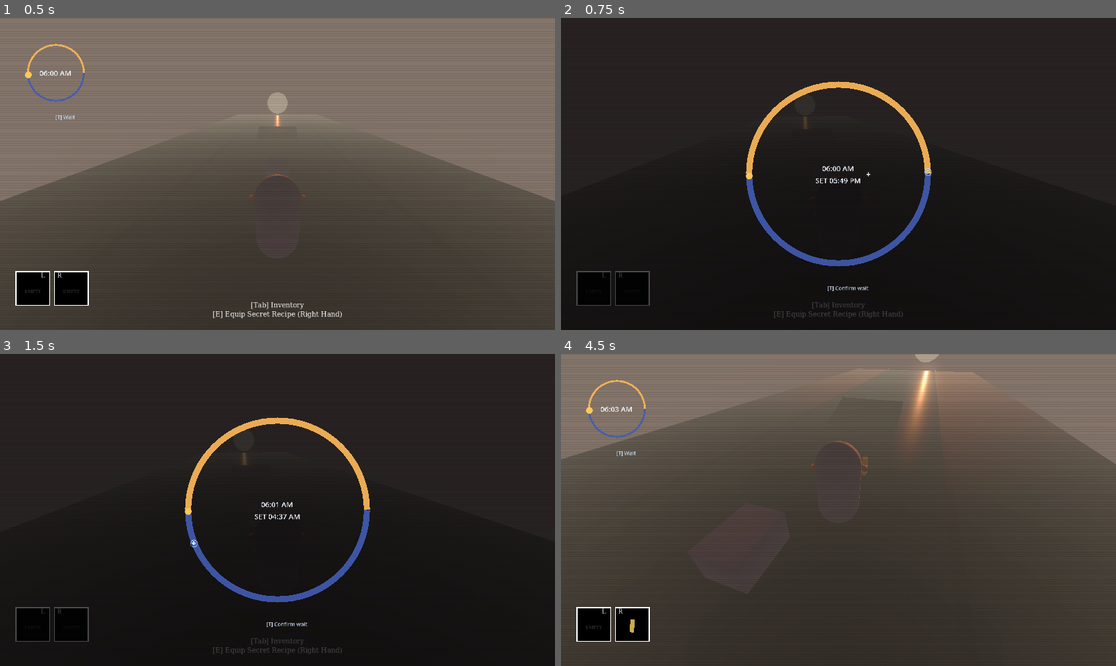
Above: before the commit, frames 1-4 (two rows, left to right).
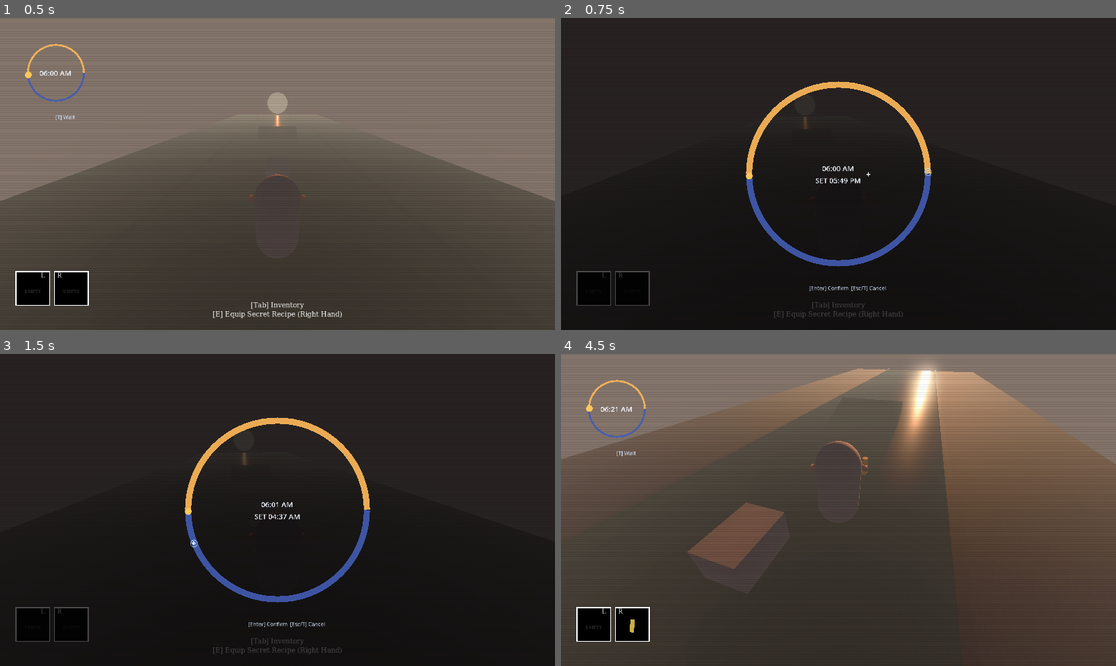
Above: after the commit, the same moments.

Repository: miles5g/paletero
Game: Godot game, scene res://world.tscn
Two runs of this game, one before a commit and one after it. Both use one fixed random seed, a clock stepped at 60 frames per second and the inputs below.
Inputs (mouse positions are in pixels of both pictures, inside the frame that each line leads up to):
- Up to frame 1 (0.5 s): no input
- Up to frame 2 (0.75 s): tap Enter at 0.5 s; move the mouse to (866, 174) at 0.52 s; hold W (move_forward) from 0.53 s (still down); hold Enter from 0.53 s (still down); tap T (wait_time, bound only before the commit) at 0.6 s; click (866, 174) at 0.67 s
- Up to frame 3 (1.5 s): tap Space (jump) at 0.77, 1.25 s; release W (move_forward) at 1.25 s; release Enter at 1.25 s; drag from (166, 525) to (249, 572) at 1.27 s
- Up to frame 4 (4.5 s): tap Enter at 2, 3.05 s; move the mouse to (894, 441) at 2.02 s; hold D (move_right) 2.03-2.78 s; hold Keypad Enter 2.03-2.78 s; tap T (wait_time, bound only before the commit) at 2.3 s; move the mouse to (832, 516) at 2.77 s; hold W (move_forward) from 2.78 s (still down); tap Ctrl (crouch) at 2.85 s; click (832, 516) at 2.92 s; tap Space (jump) at 3.02, 3.77 s; move the mouse to (877, 513) at 3.52 s; hold Keypad Enter 3.53-4.28 s; tap E (interact) at 3.6 s; move the mouse to (794, 506) at 4.27 s; tap Shift (sprint) at 4.35 s

Frame 1 is identical in both runs. In frame 2, 0.1% of the frame differs, in the area x 44-59%, y 85-88%; in frame 3, 0.1%; in frame 4, 13%, in the area x 4-100%, y 0-69%.

Commit message:
Make wait confirmation explicit with Enter and cancel on Esc/T.
This removes ambiguous wait key handling, keeps T as open/cancel, and starts fast-forward only on Enter while the wait popup is active.

Co-authored-by: Cursor <cursoragent@cursor.com>

Diff:
--- a/celestial_cycle.gd
+++ b/celestial_cycle.gd
@@ -6,7 +6,6 @@
 const ROTATION_DEGREES_PER_SECOND: float = FULL_ROTATION_DEGREES / REAL_SECONDS_PER_CYCLE
 const WAIT_ROTATION_DEGREES_PER_SECOND: float = 15.0 # 1 game hour per second.
 const ORBIT_RADIUS: float = 220.0
-const WAIT_ACTION: StringName = &"wait_time"
 
 @export var debug_hud_enabled: bool = true
 
@@ -30,9 +29,11 @@
 var _is_wait_selecting: bool = false
 var _is_wait_advancing: bool = false
 var _wait_target_angle_deg: float = 90.0
-var _raw_t_prev_down: bool = false
 var _wait_slider_dragging: bool = false
 var _pre_wait_mouse_mode: Input.MouseMode = Input.MOUSE_MODE_CAPTURED
+var _enter_prev_down: bool = false
+var _esc_prev_down: bool = false
+var _t_prev_down: bool = false
 
 
 func setup(world_environment: WorldEnvironment) -> void:
@@ -43,14 +44,13 @@
 func _ready() -> void:
 	process_mode = Node.PROCESS_MODE_ALWAYS
 	set_process_input(true)
-	_ensure_wait_action()
 	_build_orbital_rig()
 	_build_debug_hud()
 	_apply_cycle_visuals()
 
 
 func _process(delta: float) -> void:
-	_poll_wait_key()
+	_poll_wait_controls()
 	_poll_wait_slider_keys(delta)
 	if _is_wait_advancing:
 		_advance_wait_cycle(delta)
@@ -62,13 +62,6 @@
 func _input(event: InputEvent) -> void:
 	if not debug_hud_enabled:
 		return
-	if event is InputEventKey:
-		var key_event := event as InputEventKey
-		var is_t := key_event.keycode == KEY_T or key_event.physical_keycode == KEY_T
-		if key_event.pressed and not key_event.echo and is_t:
-			_handle_wait_toggle()
-			get_viewport().set_input_as_handled()
-			return
 	if not _is_wait_selecting:
 		return
 	if event is InputEventMouseButton:
@@ -95,35 +88,30 @@
 			get_viewport().set_input_as_handled()
 
 
-func _poll_wait_key() -> void:
-	var raw_t_down := Input.is_key_pressed(KEY_T)
-	if raw_t_down and not _raw_t_prev_down:
-		_handle_wait_toggle()
-	_raw_t_prev_down = raw_t_down
-
-
-func _ensure_wait_action() -> void:
-	if not InputMap.has_action(WAIT_ACTION):
-		InputMap.add_action(WAIT_ACTION)
-	var has_t_binding := false
-	for ev in InputMap.action_get_events(WAIT_ACTION):
-		var k := ev as InputEventKey
-		if k != null and (k.keycode == KEY_T or k.physical_keycode == KEY_T):
-			has_t_binding = true
-			break
-	if has_t_binding:
-		return
-	var t_key := InputEventKey.new()
-	t_key.keycode = KEY_T
-	t_key.physical_keycode = KEY_T
-	InputMap.action_add_event(WAIT_ACTION, t_key)
+func _poll_wait_controls() -> void:
+	var enter_down := Input.is_key_pressed(KEY_ENTER) or Input.is_key_pressed(KEY_KP_ENTER)
+	var esc_down := Input.is_key_pressed(KEY_ESCAPE)
+	var t_down := Input.is_key_pressed(KEY_T)
+	var enter_edge := enter_down and not _enter_prev_down
+	var esc_edge := esc_down and not _esc_prev_down
+	var t_edge := t_down and not _t_prev_down
+	_enter_prev_down = enter_down
+	_esc_prev_down = esc_down
+	_t_prev_down = t_down
+	if not (_is_wait_selecting or _is_wait_advancing):
+		return
+	if esc_edge or t_edge:
+		_finish_wait()
+		return
+	if _is_wait_selecting and enter_edge:
+		_begin_wait_advance()
 
 
 func _handle_wait_toggle() -> void:
+	if _is_wait_advancing:
+		_finish_wait()
+		return
 	if _is_wait_selecting:
-		_begin_wait_advance()
-		return
-	if _is_wait_advancing:
 		_finish_wait()
 		return
 	if not _can_start_wait():
@@ -364,9 +352,9 @@
 		_target_marker.position = target_pos - Vector2(8.0, 12.0)
 		if _is_wait_selecting:
 			_clock_label.text = "%s\nSET %s" % [_clock_label.text, _time_string_for_angle(_wait_target_angle_deg)]
-			_hint_label.text = "[T] Confirm wait"
+			_hint_label.text = "[Enter] Confirm  [Esc/T] Cancel"
 		elif _is_wait_advancing:
-			_hint_label.text = "Waiting... [T] cancel"
+			_hint_label.text = "Waiting... [Esc/T] cancel"
 		else:
 			_hint_label.text = "[T] Wait"
 			if not _can_start_wait():
